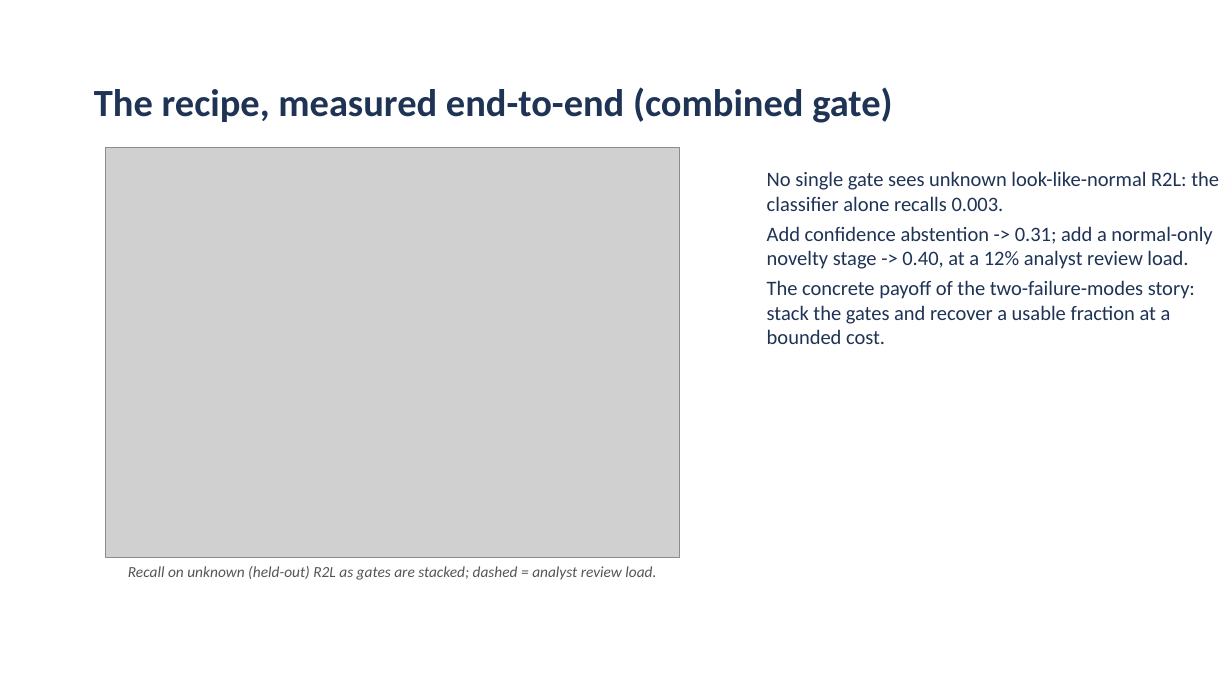
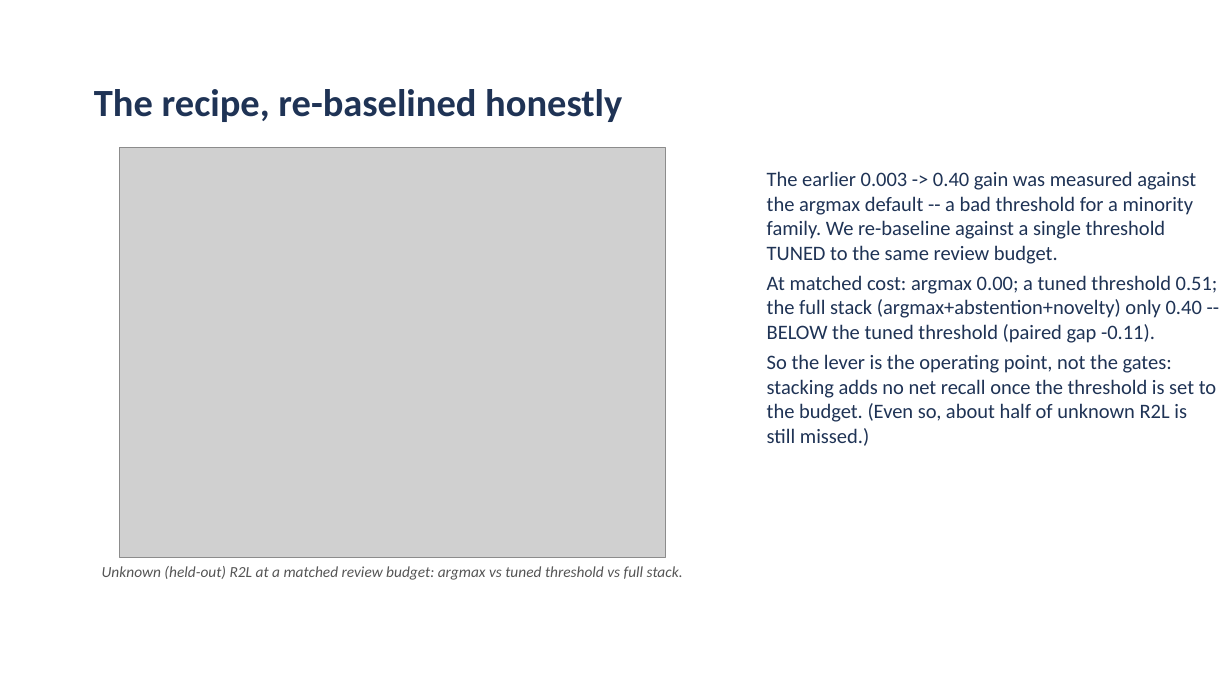
Before and after one commit to aiparallel0/chaoscrypt, a slide deck: slide 12 of papers/paper2-ids-selective/presentation.pptx. Drawn at 1232x693 pixels with LibreOffice and Linux fonts; fonts in the diff are those of the drawing; grey boxes stand for pictures; background and template pictures are left out. Boxes give left, top, right and bottom in pixels: in the first picture for what was removed or moved away, otherwise in the second. Text is boxed around its words. In the diff, an @@ line names an element or a change of style, - is before the commit and + after.

```diff
--- a/papers/paper2-ids-selective/presentation.pptx
+++ b/papers/paper2-ids-selective/presentation.pptx
@@ title at [94, 89, 622, 122]: text changed @@
-The recipe, measured end-to-end (combined gate)
+The recipe, re-baselined honestly
@@ picture: place and size @@
-picture at [105, 148, 680, 557]
+picture at [119, 148, 665, 557]
@@ text at [767, 171, 1218, 446]: text changed @@
-No single gate sees unknown look-like-normal R2L: the classifier alone recalls 0.003.
-Add confidence abstention -> 0.31; add a normal-only novelty stage -> 0.40, at a 12% analyst review load.
-The concrete payoff of the two-failure-modes story: stack the gates and recover a usable fraction at a bounded cost.
+The earlier 0.003 -> 0.40 gain was measured against the argmax default -- a bad threshold for a minority family. We re-baseline against a single threshold TUNED to the same review budget.
+At matched cost: argmax 0.00; a tuned threshold 0.51; the full stack (argmax+abstention+novelty) only 0.40 -- BELOW the tuned threshold (paired gap -0.11).
+So the lever is the operating point, not the gates: stacking adds no net recall once the threshold is set to the budget. (Even so, about half of unknown R2L is still missed.)
@@ text at [102, 566, 683, 580]: text changed @@
-Recall on unknown (held-out) R2L as gates are stacked; dashed = analyst review load.
+Unknown (held-out) R2L at a matched review budget: argmax vs tuned threshold vs full stack.
```
Also in this commit, not shown: 2 other slides changed, 7 other files.
